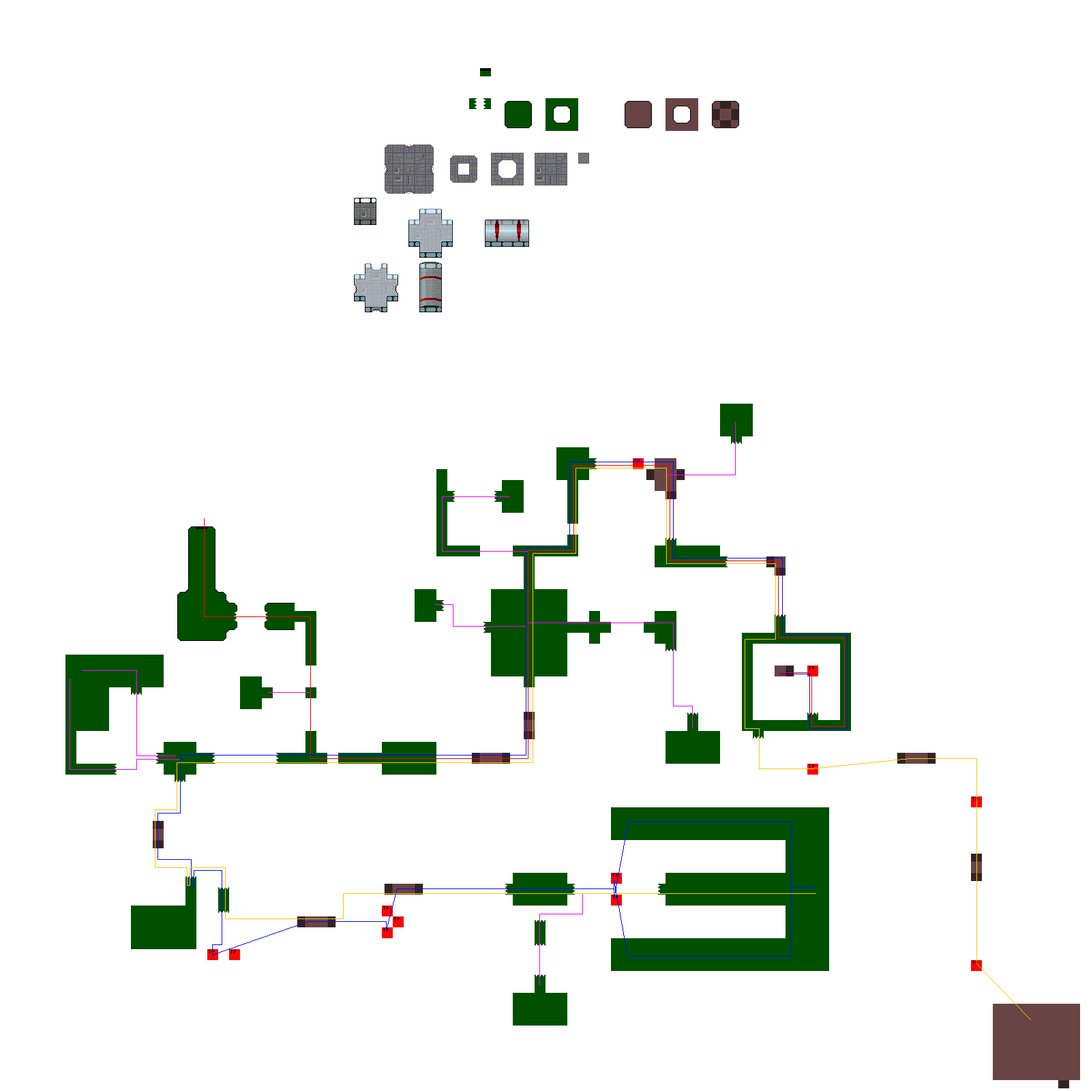
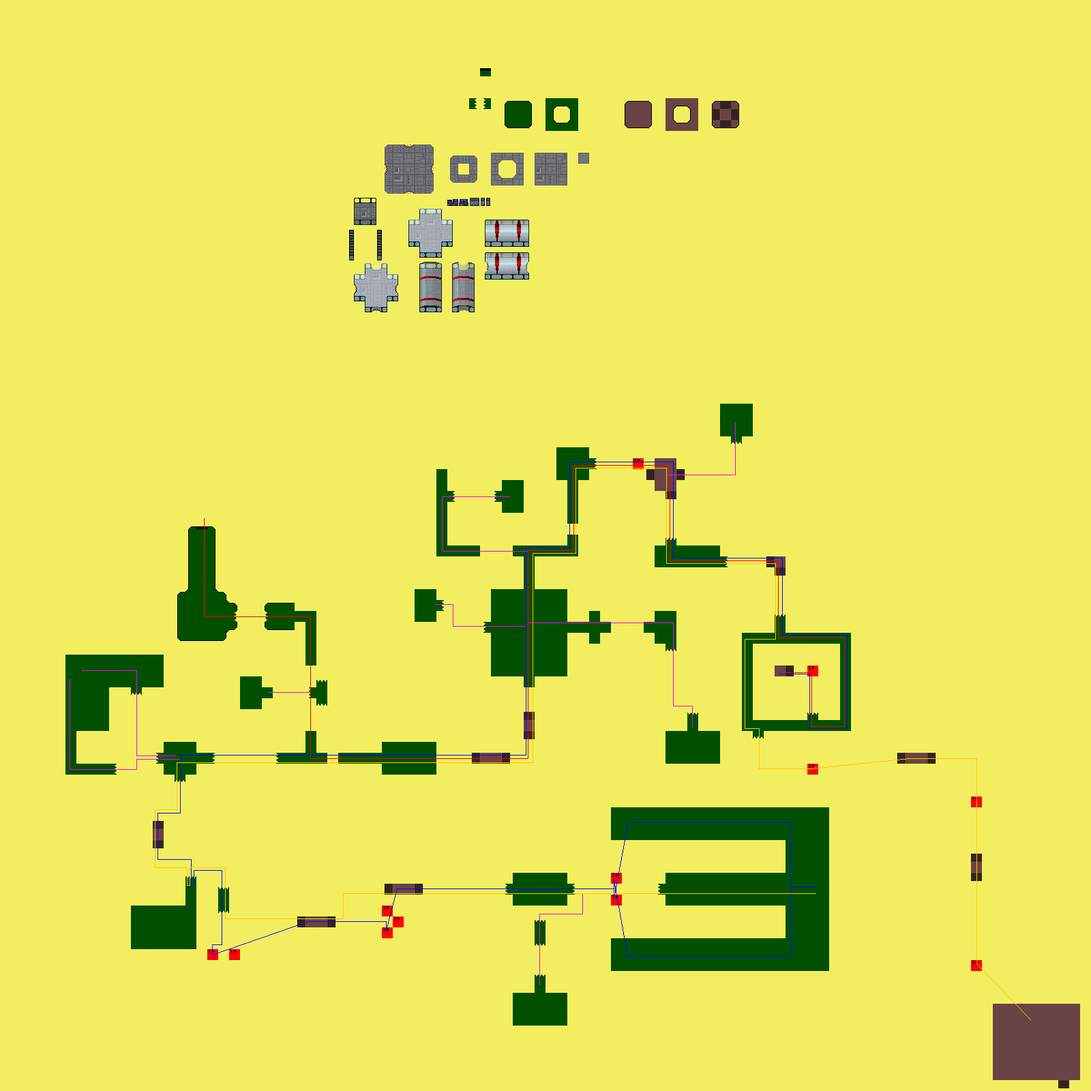
The second (1091, 1091) image is a revision of the first. Changes to its layers:
painted on "Top2" over [452, 253, 522, 302]
painted on "Top" over [452, 253, 529, 307]
painted on "LowWalls" over [349, 197, 530, 313]
painted on "Bottom" over [452, 257, 530, 313]
painted on "Floor" over [305, 680, 328, 707]
painted on "Hintergrund" over [0, 0, 1091, 1091]
